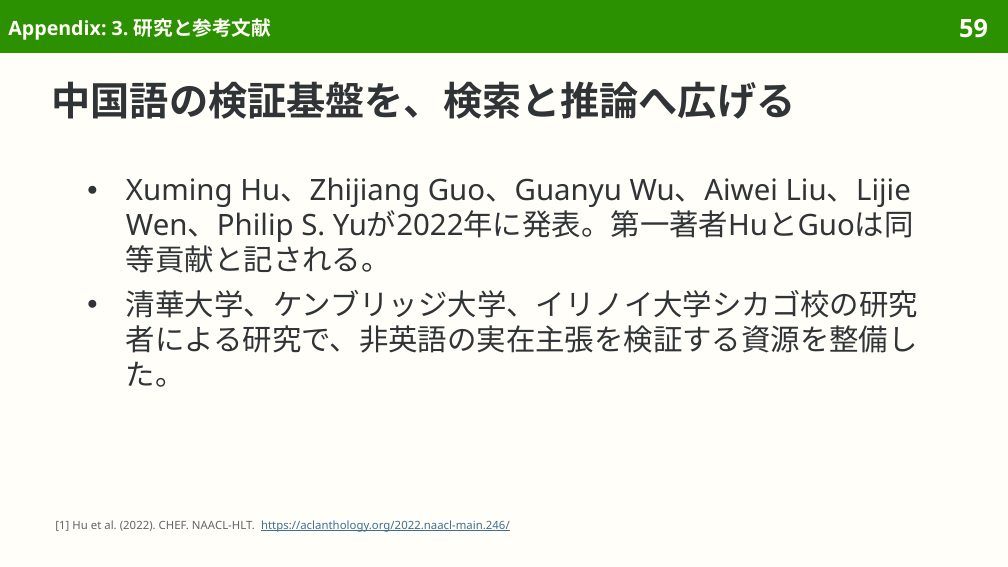
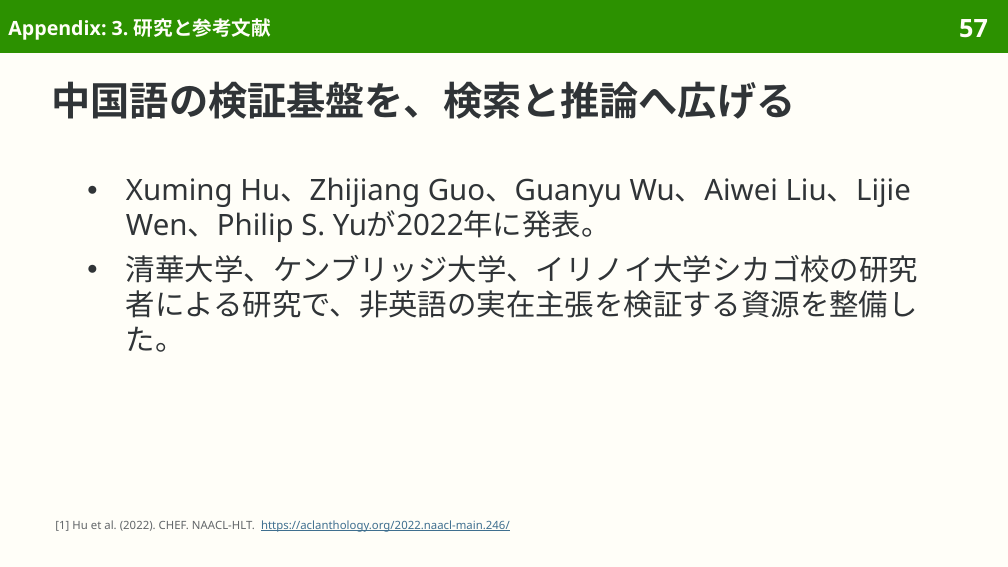
Before and after one commit to sasakiy84/datasets-in-10-minutes, a slide deck: slide 57 of slides/datasets-in-10-minutes-chef.pptx (slide 59 before the commit). Drawn at 1008x567 pixels with LibreOffice and Linux fonts; fonts in the diff are those of the drawing. Boxes give left, top, right and bottom in pixels: in the first picture for what was removed or moved away, otherwise in the second. Text is boxed around its words. In the diff, an @@ line names an element or a change of style, - is before the commit and + after.

```diff
--- a/slides/datasets-in-10-minutes-chef.pptx
+++ b/slides/datasets-in-10-minutes-chef.pptx
@@ page number at bbox=[959, 19, 988, 38]: text changed @@
-59
+57
@@ text at bbox=[126, 177, 911, 242]: text changed @@
-● Xuming Hu、Zhijiang Guo、Guanyu Wu、Aiwei Liu、Lijie Wen、Philip S. Yuが2022年に発表。第一著者HuとGuoは同等貢献と記される。
+● Xuming Hu、Zhijiang Guo、Guanyu Wu、Aiwei Liu、Lijie Wen、Philip S. Yuが2022年に発表。
```
Also in this commit, not shown: 6 other slides changed, 3 slides removed, 53 other files.
